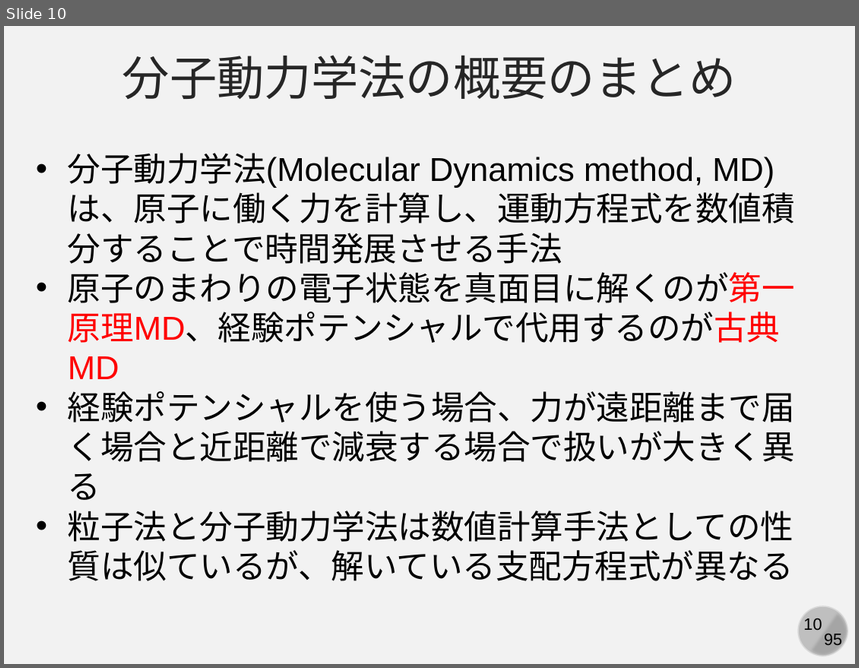
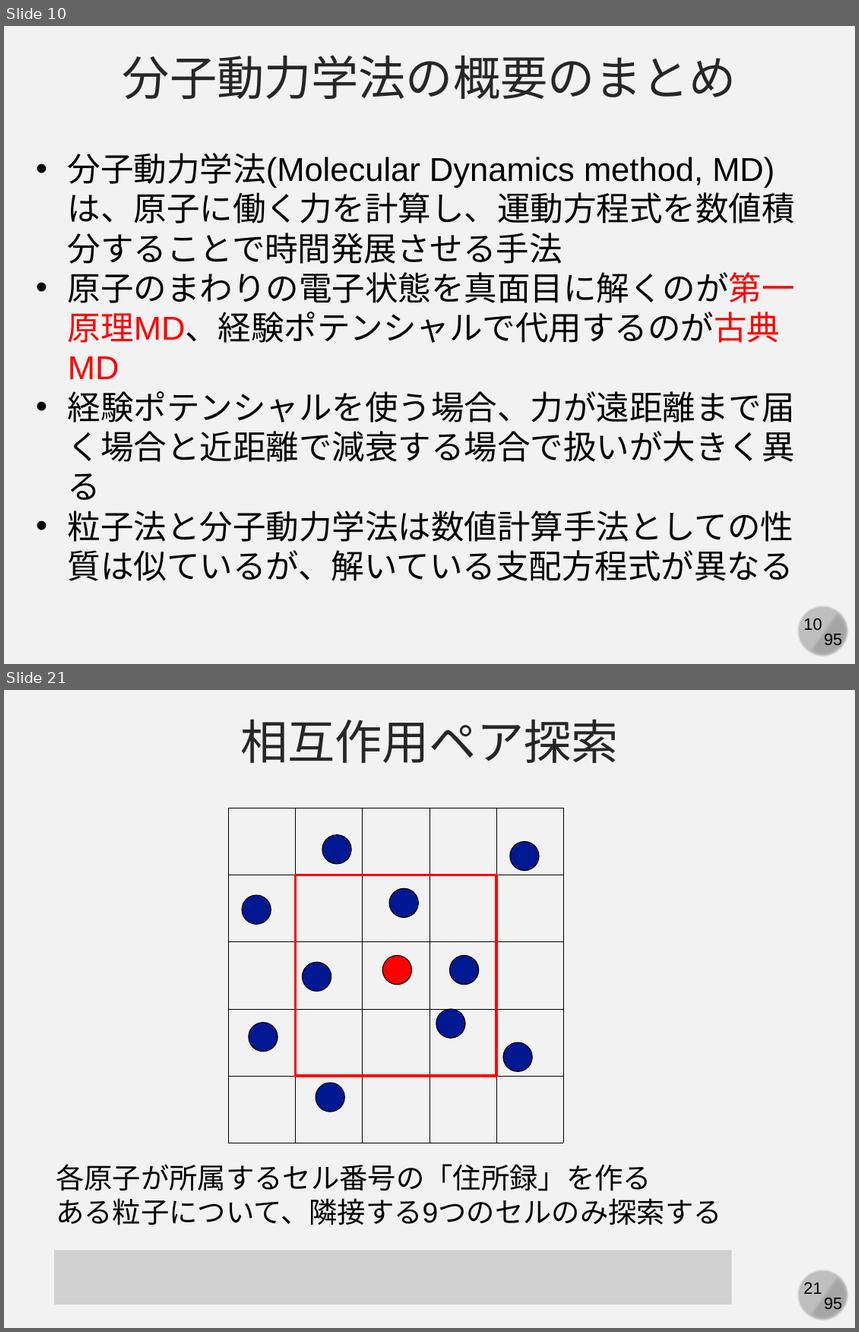
Before and after one commit to kaityo256/simulation_engineering, a slide deck: 07_md_implementation/simulation07.pptx. Shown one above the other, each under a label of ours: slide 10 before the commit, slides 10 and 21 after it; the slides between them are not shown. The pictures are 859x668 and 859x1332 pixels, drawn with LibreOffice and Linux fonts; fonts in the diff are those of the drawing; grey boxes stand for pictures. Boxes give left, top, right and bottom in pixels: in the first picture for what was removed or moved away, otherwise in the second. Text is boxed around its words. In the diff, an @@ line names an element or a change of style, - is before the commit and + after.

```diff
--- a/07_md_implementation/simulation07.pptx
+++ b/07_md_implementation/simulation07.pptx
@@ slide 21 added at bbox=[4, 690, 855, 1328], background #F2F2F2; not listed: 4 template elements that a slide beside it also shows @@
@@ text added at bbox=[240, 719, 618, 763], 40 pt, text #262626 @@
+相互作用ペア探索
@@ line added from (229, 809) to (229, 1143), #000000 0.5 pt @@
@@ line added from (229, 809) to (563, 809), #000000 0.5 pt @@
@@ line added from (296, 809) to (296, 1143), #000000 0.5 pt @@
@@ line added from (363, 809) to (363, 1143), #000000 0.5 pt @@
@@ line added from (430, 809) to (430, 1143), #000000 0.5 pt @@
@@ line added from (496, 809) to (496, 1143), #000000 0.5 pt @@
@@ line added from (563, 809) to (563, 1143), #000000 0.5 pt @@
@@ ellipse added at bbox=[322, 834, 351, 863], fill #011893, outline #000000 0.75 pt @@
@@ ellipse added at bbox=[509, 841, 538, 870], fill #011893, outline #000000 0.75 pt @@
@@ line added from (229, 875) to (563, 875), #000000 0.5 pt @@
@@ rectangle added at bbox=[296, 875, 496, 1076], outline #FF0000 2.25 pt @@
@@ ellipse added at bbox=[389, 888, 418, 917], fill #011893, outline #000000 0.75 pt @@
@@ ellipse added at bbox=[243, 895, 272, 924], fill #011893, outline #000000 0.75 pt @@
@@ line added from (229, 942) to (563, 942), #000000 0.5 pt @@
@@ ellipse added at bbox=[302, 962, 331, 991], fill #011893, outline #000000 0.75 pt @@
@@ ellipse added at bbox=[382, 955, 411, 985], fill #FF0000, outline #000000 0.75 pt @@
@@ ellipse added at bbox=[450, 955, 479, 985], fill #011893, outline #000000 0.75 pt @@
@@ line added from (229, 1009) to (563, 1009), #000000 0.5 pt @@
@@ ellipse added at bbox=[248, 1023, 278, 1052], fill #011893, outline #000000 0.75 pt @@
@@ ellipse added at bbox=[436, 1009, 465, 1038], fill #011893, outline #000000 0.75 pt @@
@@ ellipse added at bbox=[503, 1043, 533, 1072], fill #011893, outline #000000 0.75 pt @@
@@ line added from (229, 1076) to (563, 1076), #000000 0.5 pt @@
@@ ellipse added at bbox=[316, 1083, 344, 1113], fill #011893, outline #000000 0.75 pt @@
@@ line added from (229, 1143) to (563, 1143), #000000 0.5 pt @@
@@ text added at bbox=[56, 1164, 721, 1225], 24 pt, text #000000 @@
+各原子が所属するセル番号の「住所録」を作る
+ある粒子について、隣接する9つのセルのみ探索する
@@ picture added at bbox=[54, 1250, 732, 1305] @@
```
Also in this commit, not shown: 6 slides changed, 5 other slides added.
